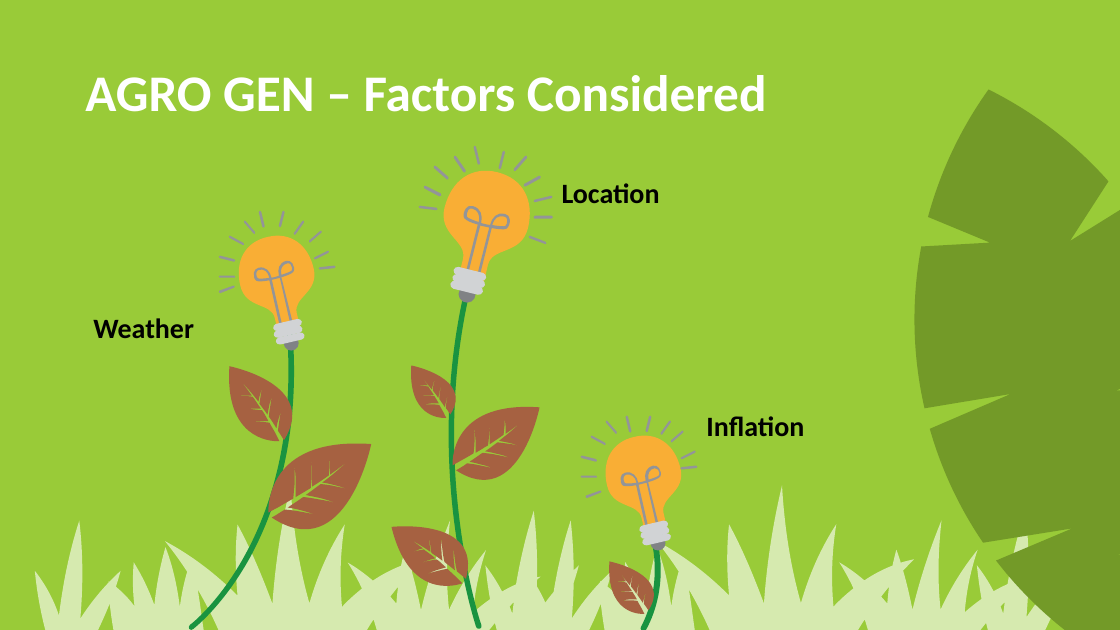
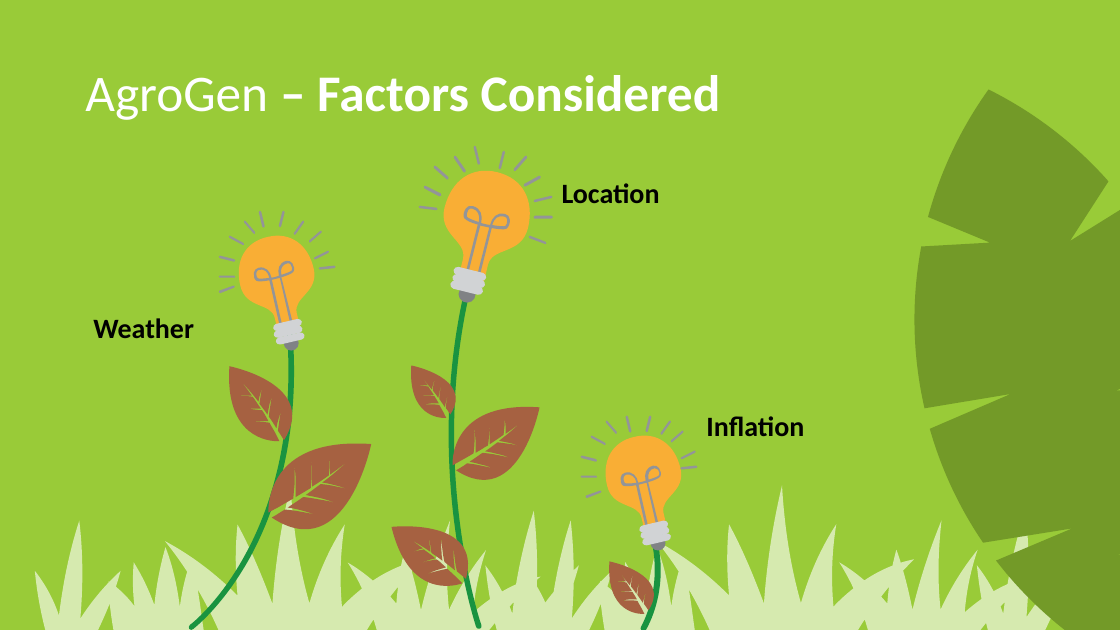
Before and after one commit to hackillinois-2022/project, a slide deck: slide 6 of AgroGen.pptx. Drawn at 1120x630 pixels with LibreOffice and Linux fonts; fonts in the diff are those of the drawing. Boxes give left, top, right and bottom in pixels: in the first picture for what was removed or moved away, otherwise in the second. Text is boxed around its words. In the diff, an @@ line names an element or a change of style, - is before the commit and + after.

Commit message:
Final Presentation

```diff
--- a/AgroGen.pptx
+++ b/AgroGen.pptx
@@ title at <box>85,75,721,120</box>: text changed @@
-AGRO GEN – Factors Considered
+AgroGen – Factors Considered
```
Also in this commit, not shown: 5 other slides changed.
